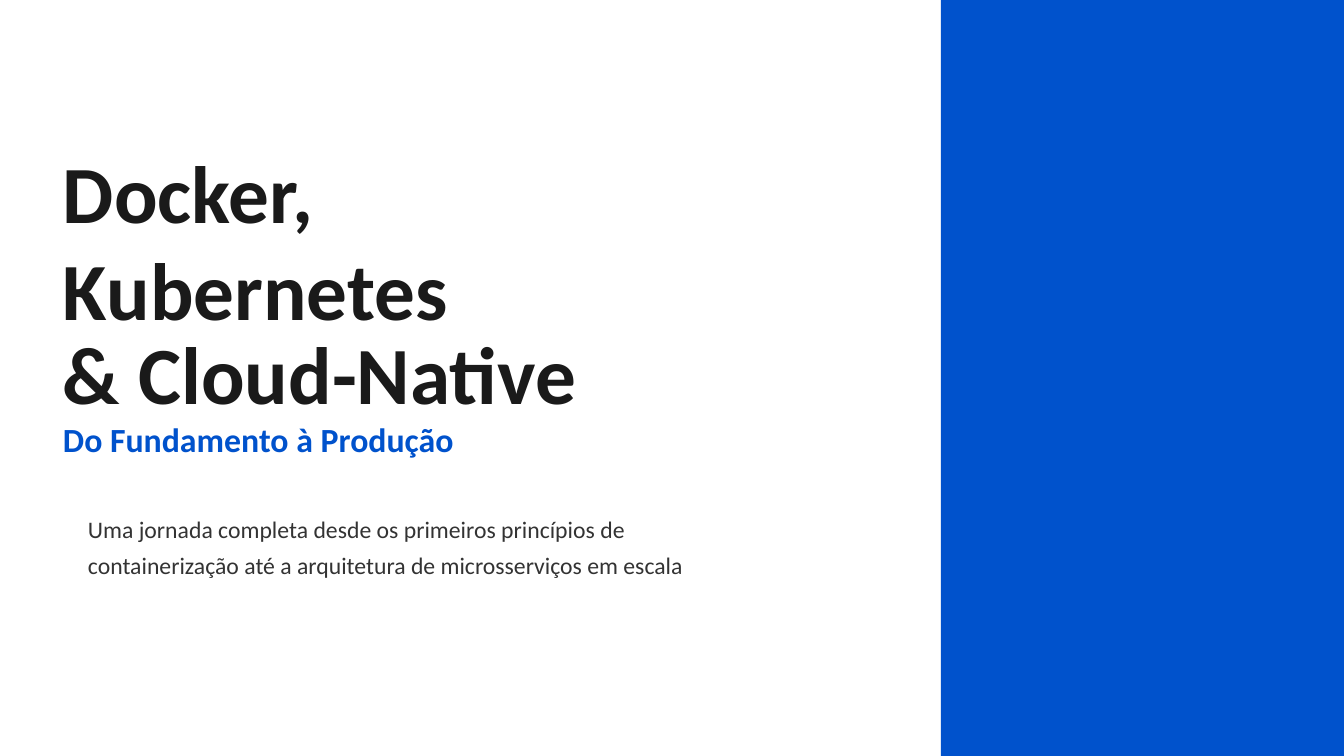
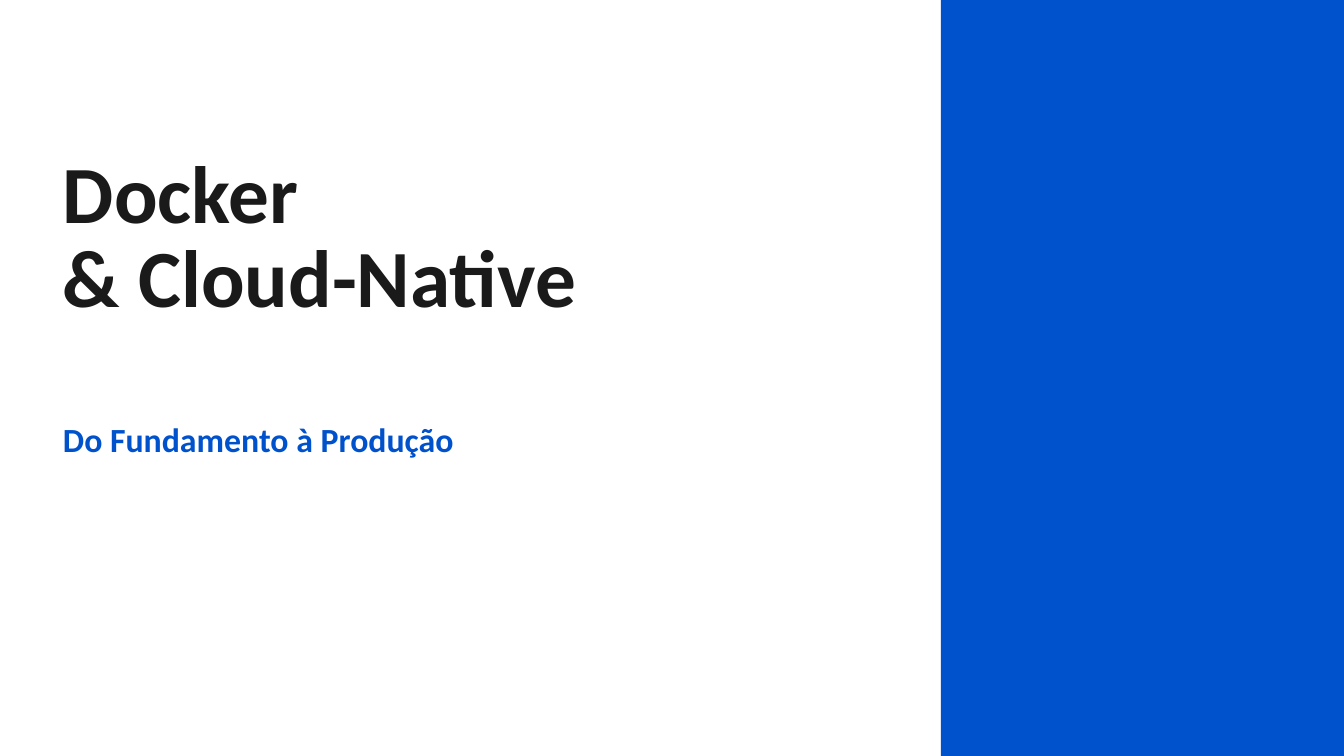
Before and after one commit to gomesrocha/cloud_native_app, a slide deck: slide 1 of Docker.odp. Drawn at 1344x756 pixels with LibreOffice and Linux fonts; fonts in the diff are those of the drawing. Boxes give left, top, right and bottom in pixels: in the first picture for what was removed or moved away, otherwise in the second. Text is boxed around its words. In the diff, an @@ line names an element or a change of style, - is before the commit and + after.

```diff
--- a/Docker.odp
+++ b/Docker.odp
@@ text at [63, 166, 298, 224]: text changed @@
-Docker,
-Kubernetes
+Docker
@@ text removed at [88, 521, 682, 578] @@
-Uma jornada completa desde os primeiros princípios de containerização até a arquitetura de microsserviços em escala
```
Also in this commit, not shown: 2 other files.
